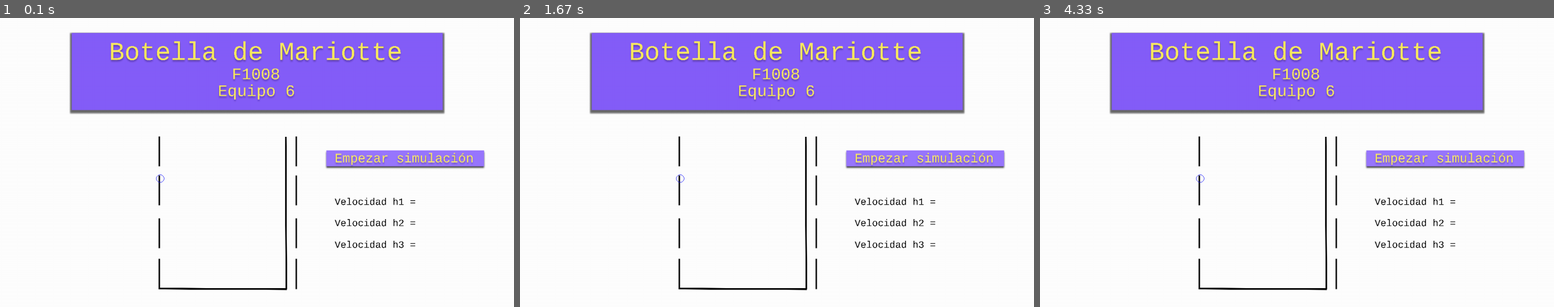
Above: before the commit, frames 1-3 (left to right).
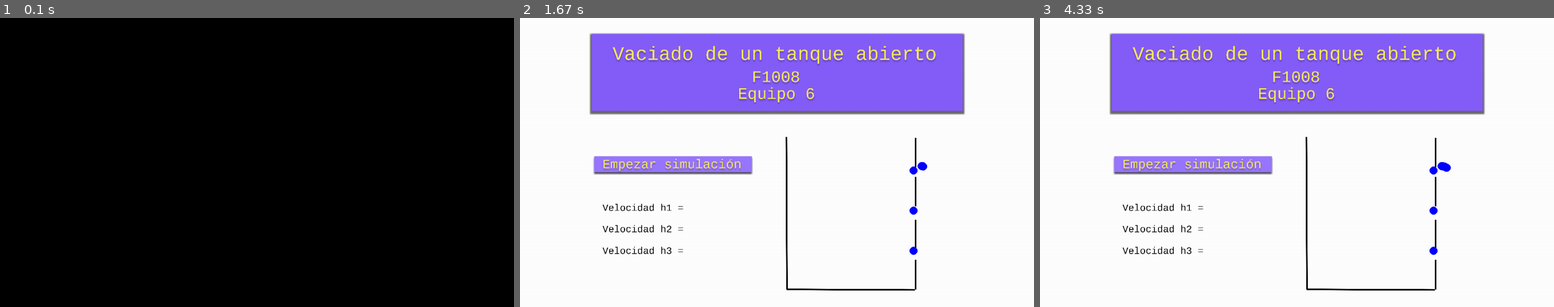
Above: after the commit, the same moments.

Repository: DulceBucio/SimuladorMariotte
Game: pygame game, started from simuladorpygame.py
The game is run twice, just before and just after one commit, with the same random seed, the same clock (stepped at 60 frames per second) and the same inputs.
Inputs:
- Up to frame 1 (0.1 s): no input
- Up to frame 2 (1.67 s): no input
- Up to frame 3 (4.33 s): no input

The runs differ from the first frame. In frame 1, 100% of the frame differs, in the area x 0-100%, y 0-100%; in frame 2, 10%; in frame 3, 10%.

Commit message:
medio jala xdxdxd

Diff:
--- /dev/null
+++ b/pruebas calculos.py
@@ -0,0 +1,25 @@
+import math
+import matplotlib.pyplot as plt
+
+# Parámetros del tiro parabólico
+h_max = 20.0   # Altura máxima
+theta = math.pi / 4   # Ángulo de lanzamiento (en radianes)
+v0 = 20.0   # Velocidad inicial
+g = 9.81   # Aceleración debido a la gravedad
+
+# Calcular el tiempo en que se alcanza la altura máxima
+t_max = v0 * math.sin(theta) / g
+
+# Calcular el desplazamiento horizontal total
+d_total = v0 * math.cos(theta) * t_max * 2
+
+# Calcular los puntos a partir de la mitad del tiro parabólico
+puntos_x = []
+puntos_y = []
+for x in range(int(d_total/2), int(d_total)+1):
+    t = (x / (v0 * math.cos(theta)))
+    y = h_max + (v0 * math.sin(theta) * t) - (0.5 * g * t**2)
+    puntos_x.append(x)
+    puntos_y.append(y)
+
+print(puntos_x + 980)
--- a/simuladorpygame.py
+++ b/simuladorpygame.py
@@ -4,30 +4,51 @@
 
 init()
 screen = display.set_mode((1280, 720))
-fondo =  transform.scale(image.load("simulador_page-0001.jpg"), (1280,720))
+fondo =  transform.scale(image.load("fondo1.jpg"), (1280,720))
 
-def coord(ang, vinicial):
-    ang1 = math.radians(ang)
-    x1 = 0
-    ycoord = []
-    xcoord = []
+def coord(altura, angulo):
+        alturan = 720 - altura
+        theta = math.pi / 4   # Ángulo de lanzamiento (en radianes)
+        v0 = 20.0   # Velocidad inicial
+        g = 9.81   # Aceleración debido a la gravedad
 
-    while x1 < 1000:
-        y1 = (x1*math.tan(ang1))-((9.8*x1*x1))/(2*(vinicial*vinicial)*(math.cos(ang1)*math.cos(ang1)))
-        x1 = x1 + 50
-        ycoord.append(y1)
-        xcoord.append(x1)
+        # Calcular el tiempo en que se alcanza la altura máxima
+        t_max = v0 * math.sin(theta) / g
 
-    return xcoord, ycoord
+        # Calcular el desplazamiento horizontal total
+        d_total = v0 * math.cos(theta) * t_max * 2
+
+        # Calcular los puntos a partir de la mitad del tiro parabólico
+        puntos_x = []
+        puntos_y = []
+        for x in range(int(d_total/2), int(d_total)+1):
+            t = (x / (v0 * math.cos(theta)))
+            y = alturan + (v0 * math.sin(theta) * t) - (0.5 * g * t**2)
+            puntos_x.append(x)
+            puntos_y.append(y)
+
+        return(puntos_x, puntos_y)
 
 
-def animr(xcoordr, ycoordr, color):
+def listarecorrida(puntos_x):
+    puntos_n = []
+    for i in range (len((puntos_x))):
+          puntonuevo = puntos_x[i] + 980
+          puntos_n.append(puntonuevo)
+    return puntos_n
+
+def anim(xcoord, ycoord):
     puntos = 0
-    while puntos < len(xcoordr):
-        draw.rect(screen, (0, 255, 0), (xcoordr[puntos], 300-ycoordr[puntos], 10, 10), 3)
+    color = (0, 0, 255)
+    while puntos < len(xcoord):
+        draw.circle(screen, (0,0,255), (xcoord[puntos], 720 - ycoord[puntos]), 10, 0)
         time.delay(300)
         display.update()
         puntos += 1
+
+def calculos(altura):
+    velocidadsalida = math.sqrt(2*9.81*altura)
+    return velocidadsalida
 
 
 
@@ -37,5 +58,10 @@
     for e in event.get():
         if e.type == QUIT: sys.exit()
     draw.rect(screen, (0,0,255), (399,-120, 312, 100), 3)
-    draw.circle(screen, (0,0,255), (399, 400), 10, 1)
+    draw.circle(screen, (0,0,255), (980, 380), 10, 0)
+    draw.circle(screen, (0,0,255), (980, 480), 10, 0)
+    draw.circle(screen, (0,0,255), (980, 580), 10, 0)
+    x1, y1 = coord(380, 0)
+    x11 = listarecorrida(x1)
+    anim(x11, y1)
     display.flip()
Binary file added: fondo.jpg
Binary file added: fondo1.jpg
